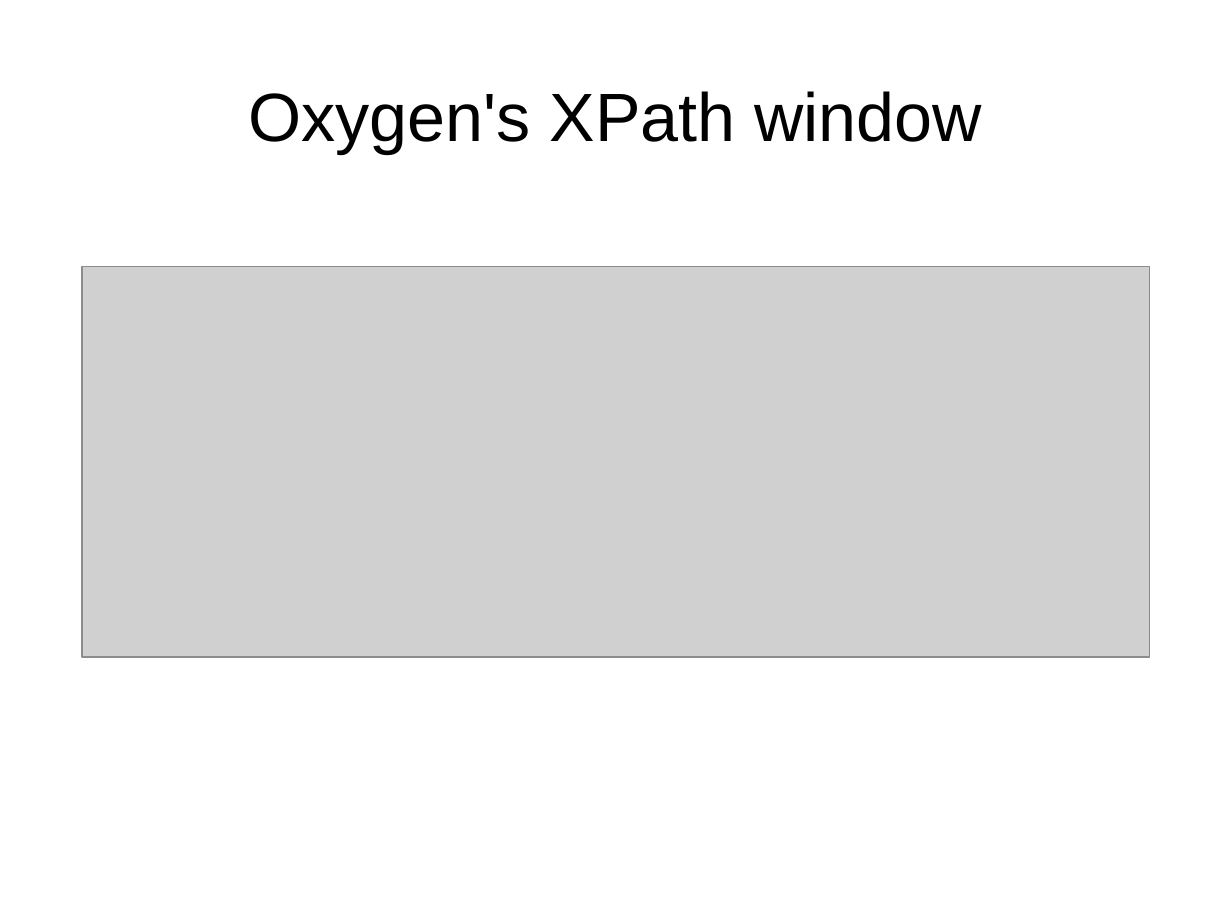
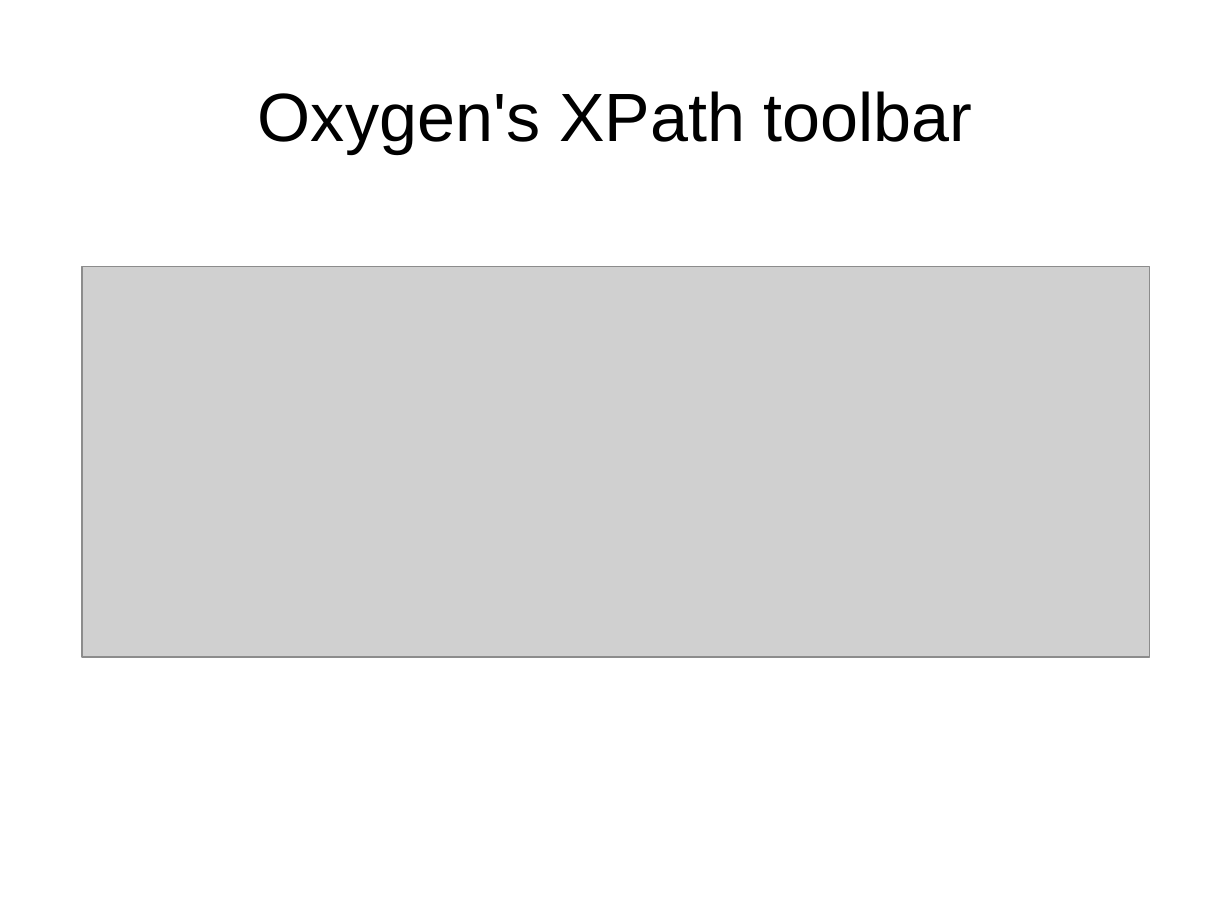
Before and after one commit to martindholmes/XSLT_workshops, a slide deck: slide 5 of intro/presentations/01_xpath_intro.odp. Drawn at 1232x924 pixels with LibreOffice and Linux fonts; fonts in the diff are those of the drawing; grey boxes stand for pictures. Boxes give left, top, right and bottom in pixels: in the first picture for what was removed or moved away, otherwise in the second. Text is boxed around its words. In the diff, an @@ line names an element or a change of style, - is before the commit and + after.

Commit message:
Changing terminology.

```diff
--- a/intro/presentations/01_xpath_intro.odp
+++ b/intro/presentations/01_xpath_intro.odp
@@ title at bbox=[258, 91, 973, 153]: text changed @@
-Oxygen's XPath window
+Oxygen's XPath toolbar
```
